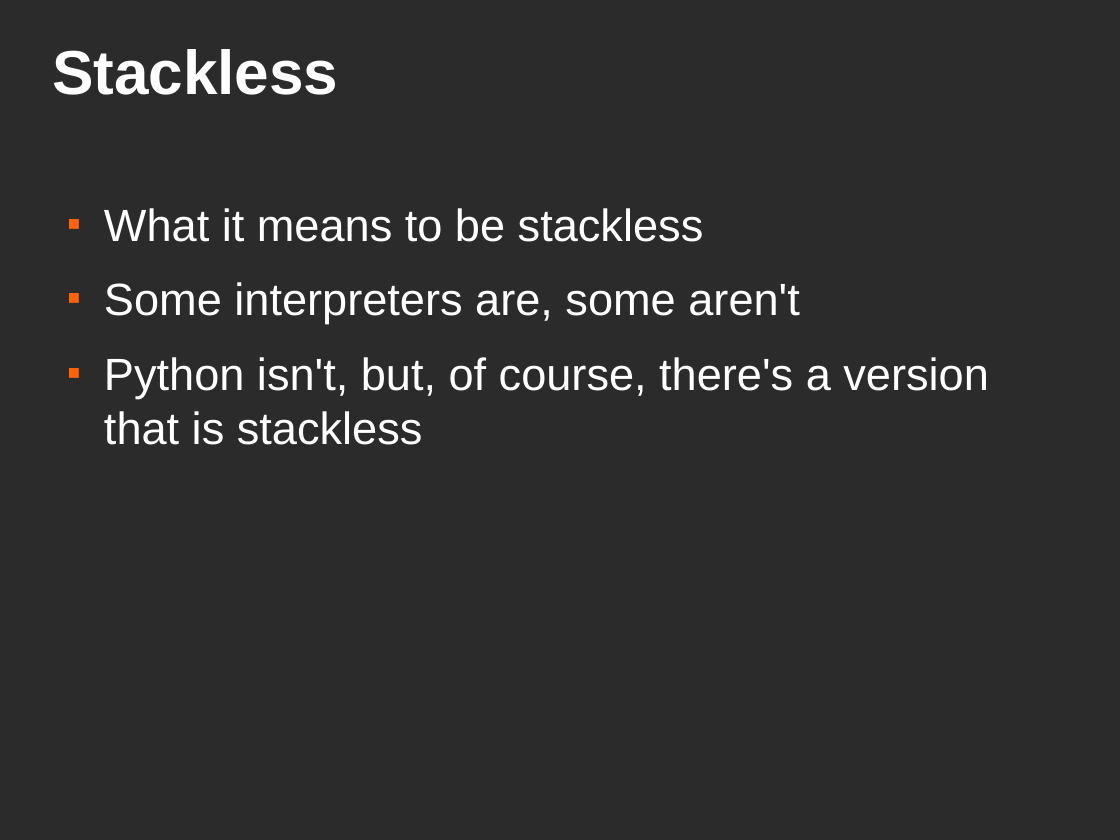
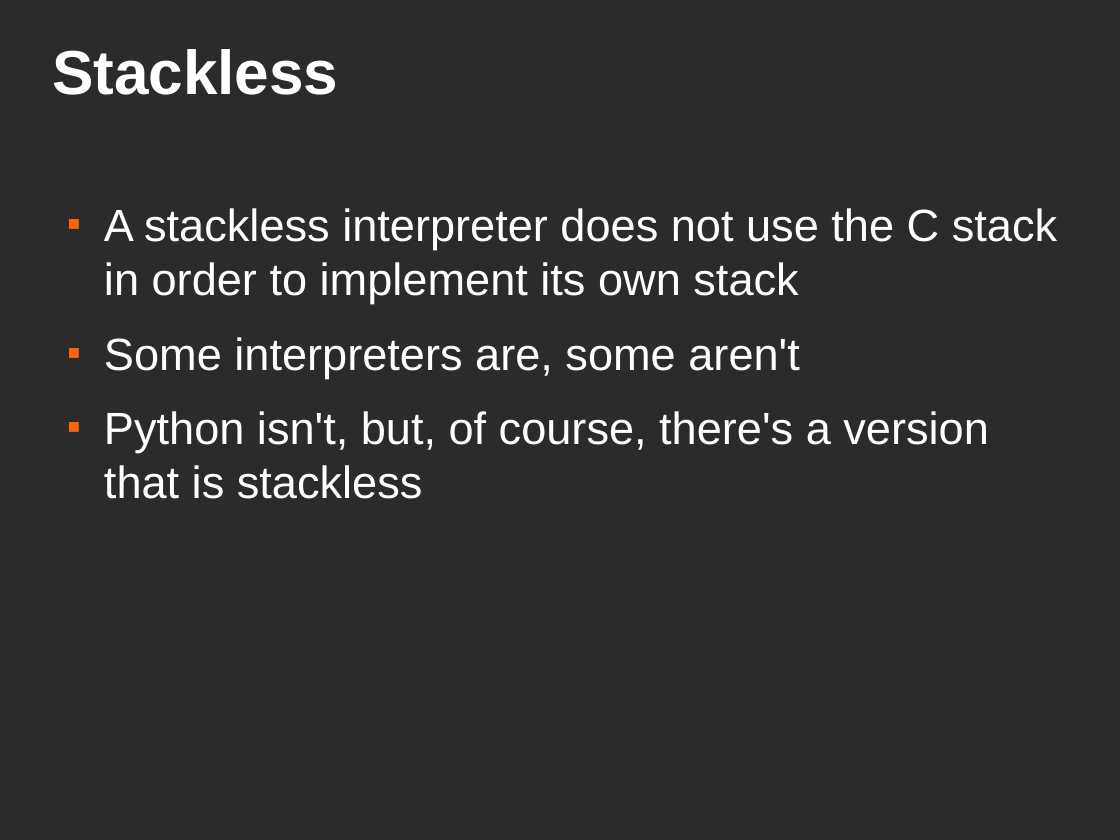
Before and after one commit to jjinux/concurrency-200912, a slide deck: slide 36 of slides.odp. Drawn at 1120x840 pixels with LibreOffice and Linux fonts; fonts in the diff are those of the drawing; background and template pictures are left out; a plain dark background stands for a picture behind light text. Boxes give left, top, right and bottom in pixels: in the first picture for what was removed or moved away, otherwise in the second. Text is boxed around its words. In the diff, an @@ line names an element or a change of style, - is before the commit and + after.

```diff
--- a/slides.odp
+++ b/slides.odp
@@ text at (104, 208, 1057, 304): text changed @@
-■ What it means to be stackless
+■ A stackless interpreter does not use the C stack in order to implement its own stack
```
Also in this commit, not shown: 12 other slides changed, 1 other file.
